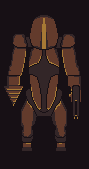
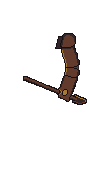
Layer changes from the first 89 × 169 image to the second:
hid "head", painted on it over [29, 14, 59, 50]
added layer "arm-left-spear" above "body-stone" over [23, 33, 87, 105]
hid "arm-left-gun", painted on it over [55, 33, 82, 119]
hid "arm-right-drill", painted on it over [3, 33, 33, 108]
hid "legs-left", painted on it over [50, 97, 68, 152]
hid "legs-right", painted on it over [20, 97, 38, 152]
hid "body", moved it above "arm copy #1", painted on it over [25, 47, 63, 117]
hid "Mech copy #1" over [0, 0, 89, 169]